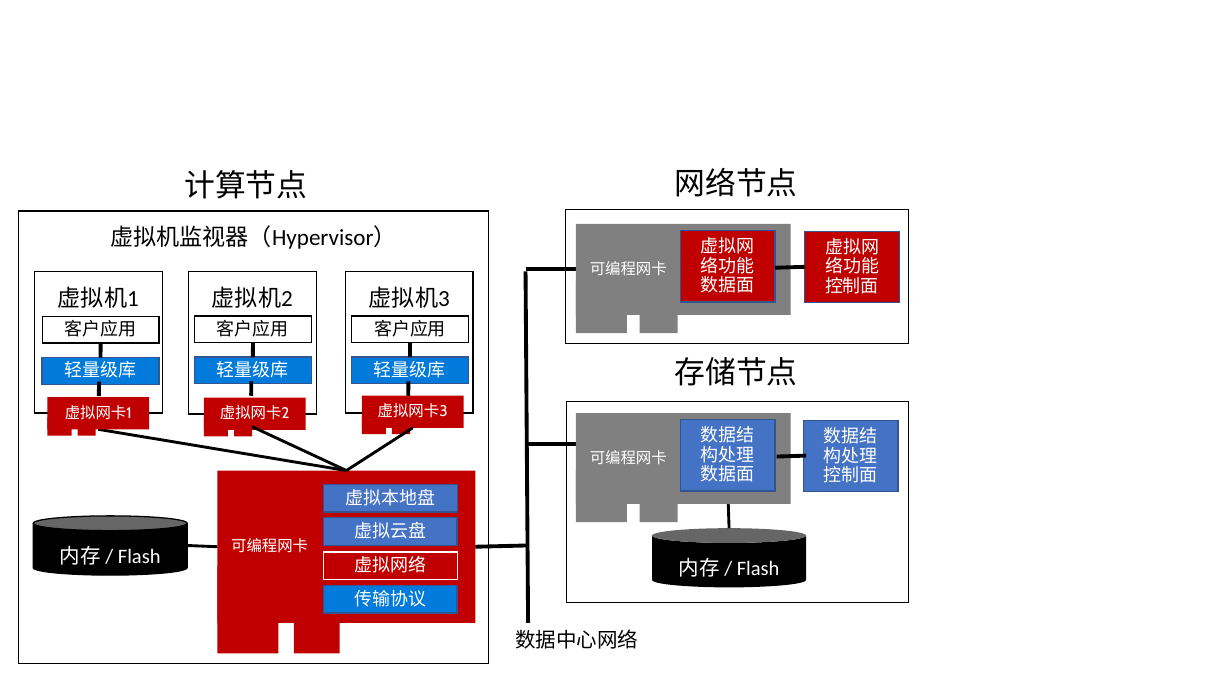
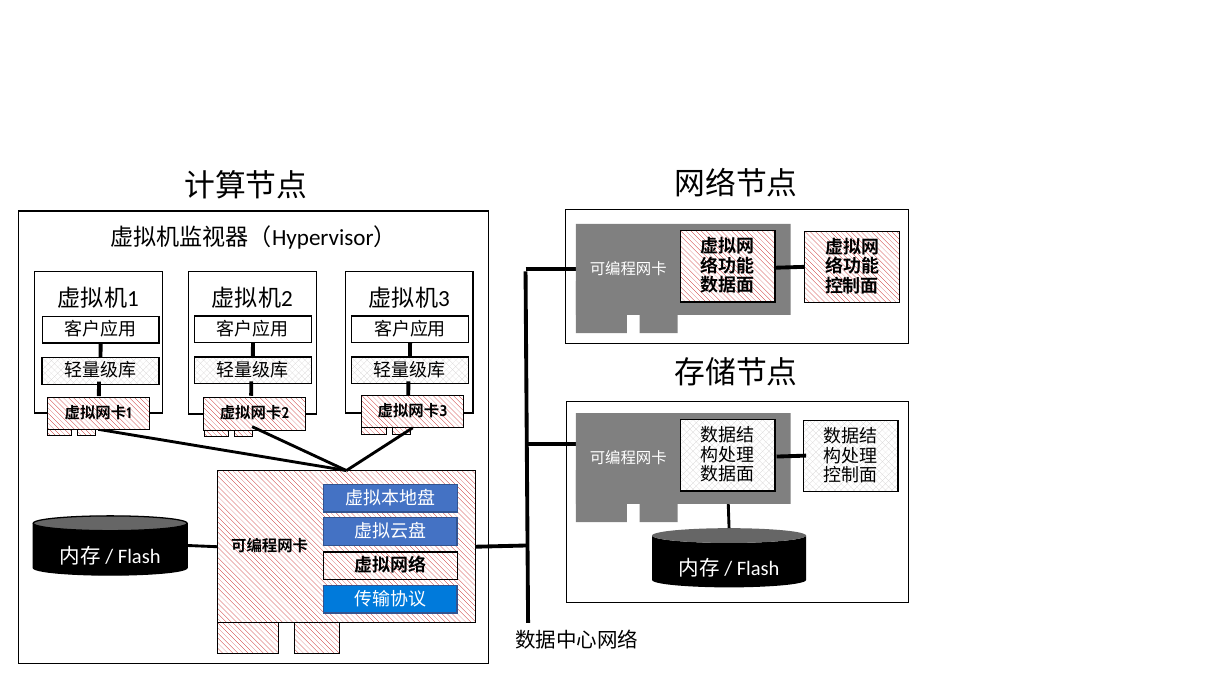
Before and after one commit to bojieli/thesis, a slide deck: slide 1 of chapters/clicknp/imagesrc/sys_arch.pptx. Drawn at 1232x693 pixels with LibreOffice and Linux fonts; fonts in the diff are those of the drawing. Boxes give left, top, right and bottom in pixels: in the first picture for what was removed or moved away, otherwise in the second. Text is boxed around its words. In the diff, an @@ line names an element or a change of style, - is before the commit and + after.

```diff
--- a/chapters/clicknp/imagesrc/sys_arch.pptx
+++ b/chapters/clicknp/imagesrc/sys_arch.pptx
@@ rectangle "虚拟网络功能数据面" at box(681, 231, 775, 302): text colour #FFFFFF to #000000, bold on; fill #C00000 to pattern #C00000 on #FFFFFF; outline #325491 1 pt to #000000 1 pt @@
@@ rectangle "虚拟网络功能控制面" at box(805, 231, 899, 302): text colour #FFFFFF to #000000, bold on; fill #C00000 to pattern #C00000 on #FFFFFF; outline #325491 1 pt to #000000 1 pt @@
@@ text colour #FFFFFF to #000000; fill #007ADB to pattern #D0CECE on #FFFFFF; outline #325491 1 pt to #000000 1 pt in 3 elements at box(43, 358, 160, 384), box(194, 358, 311, 384), box(351, 358, 469, 384) @@
@@ text colour #FFFFFF to #000000, bold on; fill #C00000 to pattern #C00000 on #FFFFFF; outline none to #000000 0.5 pt in 4 elements at box(217, 470, 475, 623), box(47, 397, 149, 430), box(204, 397, 306, 430), box(362, 396, 464, 428) @@
@@ fill #C00000 to pattern #C00000 on #FFFFFF; outline none to #000000 0.5 pt in 8 elements at box(217, 567, 278, 653), box(294, 562, 340, 653), box(47, 418, 71, 436), box(78, 417, 96, 436), box(204, 418, 228, 436), box(234, 417, 252, 436), box(362, 416, 386, 434), box(392, 415, 410, 434) @@
@@ rectangle "数据结构处理数据面" at box(681, 420, 775, 491): text colour #FFFFFF to #000000; fill #4472C4 to pattern #D0CECE on #FFFFFF; outline #325491 1 pt to #000000 1 pt @@
@@ rectangle "数据结构处理控制面" at box(803, 421, 897, 492): text colour #FFFFFF to #000000; fill #4472C4 to pattern #D0CECE on #FFFFFF; outline #325491 1 pt to #000000 1 pt @@
@@ rectangle "虚拟网络" at box(323, 552, 457, 579): text colour #FFFFFF to #000000, bold on; fill #C00000 to pattern #C00000 on #FFFFFF; outline #FFFFFF 1 pt to #000000 1 pt @@
```
Also in this commit, not shown: 11 other files.
